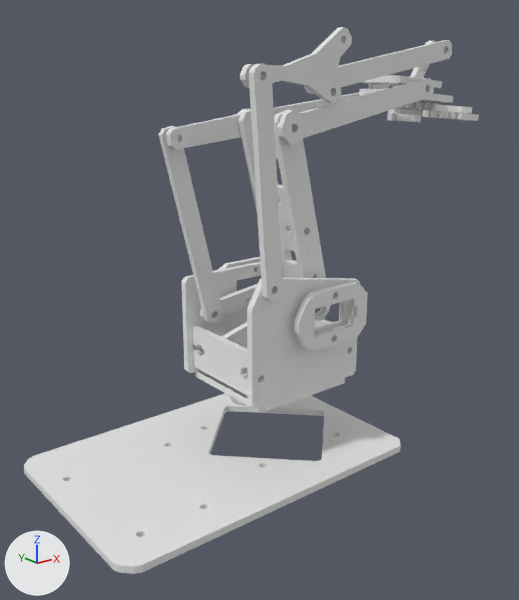
The Blender file blender3d/MeArm0.4NHS6.blend: old version first, new version second.
Both versions are drawn from a 50 mm lens placed at (-166.0, -235.0, 162.0), pointed at (29.0, 9.0, 64.0). Every picture has the same lights, and +X, +Y and +Z are marked at lower left.

The scene before the commit, as lines of its bpy script (objects in view):
```python
ob_dxfmesh_004 = bpy.data.objects.new('DXFmesh.004', me_dxfmesh_027)
ob_dxfmesh_004.location = (102.6, -4.3, 155.7)
ob_dxfmesh_004.rotation_euler = (1.571, -2.272, -0.000259)  # degrees (90, -130, -0)
ob_dxfmesh_004.scale = (0.2, 0.2, 0.2)
ob_dxfmesh_006 = bpy.data.objects.new('DXFmesh.006', me_dxfmesh_032)
ob_dxfmesh_006.location = (43.0, -16.9, 64.4)
ob_dxfmesh_006.rotation_euler = (1.571, -1.814, 0.0)  # degrees (90, -104, 0)
ob_dxfmesh_006.scale = (0.2, 0.2, 0.2)
ob_dxfmesh_011 = bpy.data.objects.new('DXFmesh.011', me_dxfmesh_064)
ob_dxfmesh_011.location = (23.7, 9.5, 142.0)
ob_dxfmesh_011.rotation_euler = (-1.571, -0.107, 0.00249)  # degrees (-90, -6.1, 0.1)
ob_dxfmesh_011.scale = (0.2, 0.2, 0.2)
ob_dxfmesh_013 = bpy.data.objects.new('DXFmesh.013', me_dxfmesh_071)
ob_dxfmesh_013.location = (1.4, -21.9, 161.3)
ob_dxfmesh_013.rotation_euler = (1.571, 1.275, 0.0000148)  # degrees (90, 73, 0)
ob_dxfmesh_013.scale = (0.2, 0.2, 0.2)
ob_dxfmesh_014 = bpy.data.objects.new('DXFmesh.014', me_dxfmesh_075)
ob_dxfmesh_014.location = (127.6, 9.2, 143.7)
ob_dxfmesh_014.rotation_euler = (0.0486, -0.0687, 2.525)  # degrees (2.8, -3.9, 145)
ob_dxfmesh_014.scale = (0.2, 0.2, 0.2)
ob_dxfmesh_016 = bpy.data.objects.new('DXFmesh.016', me_dxfmesh_082)
ob_dxfmesh_016.location = (124.7, -13.3, 143.4)
ob_dxfmesh_016.rotation_euler = (-0.00178, 0.0842, -0.0206)  # degrees (-0.1, 4.8, -1.2)
ob_dxfmesh_016.scale = (0.2, 0.2, 0.2)
ob_dxfmesh_017 = bpy.data.objects.new('DXFmesh.017', me_dxfmesh_084)
ob_dxfmesh_017.location = (125.0, 4.7, 147.1)
ob_dxfmesh_017.rotation_euler = (-0.0842, -0.0000106, -1.571)  # degrees (-4.8, 0, -90)
ob_dxfmesh_017.scale = (0.2, 0.2, 0.2)
ob_dxfmesh_019 = bpy.data.objects.new('DXFmesh.019', me_dxfmesh_087)
ob_dxfmesh_019.location = (108.6, -4.4, 142.2)
ob_dxfmesh_019.rotation_euler = (0.0709, 0.0453, 1.003)  # degrees (4.1, 2.6, 57)
ob_dxfmesh_019.scale = (0.2, 0.2, 0.2)
ob_part_arm = bpy.data.objects.new('part_arm', me_dxfmesh_005)
ob_part_arm.location = (35.1, -18.5, 158.6)
ob_part_arm.rotation_euler = (1.57, -0.171, 0.00101)  # degrees (90, -10, 0.1)
ob_part_arm.scale = (0.2, 0.2, 0.2)
# also in view: 'DXFmesh.029' at (27.0, 18.0, 64.0); 'DXFmesh.012' at (62.0, -19.0, 148.0); 'DXFmesh.027' at (28.0, 24.0, 54.0); 'DXFmesh.002' at (33.0, 6.0, 103.0); 'part_arm.001' at (4.0, -27.0, 121.0)
```
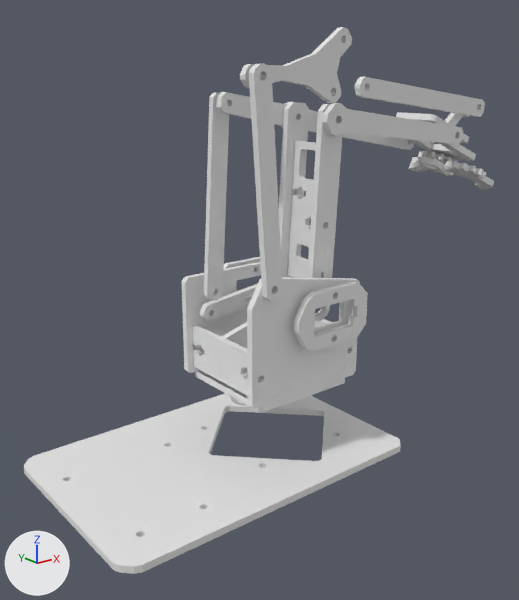
Location of each change, [x1, y1, x2, y2] in pixels of the pictures (519 x 600 px):
'part_arm.003', moved, turned: before [159, 126, 223, 323]; after [204, 92, 229, 301]
'DXFmesh.006', turned: before [274, 110, 331, 321]; after [307, 104, 343, 321]
'DXFmesh.012', moved, turned: before [277, 78, 434, 145]; after [322, 103, 463, 144]
'part_arm', moved, turned: before [304, 40, 452, 94]; after [355, 77, 485, 117]
'DXFmesh.011', moved, turned: before [166, 92, 359, 150]; after [216, 92, 414, 150]
'DXFmesh.002', turned: before [238, 109, 292, 259]; after [279, 102, 309, 278]
'DXFmesh.003', turned: before [276, 152, 314, 278]; after [287, 141, 334, 278]
'DXFmesh.016', moved, turned: before [422, 110, 479, 121]; after [443, 161, 494, 191]
'DXFmesh.010', moved, turned: before [359, 89, 453, 103]; after [406, 139, 476, 161]
'DXFmesh.008', moved, turned: before [360, 75, 442, 88]; after [396, 112, 469, 144]
'DXFmesh.017', moved, turned: before [398, 102, 472, 113]; after [418, 151, 468, 179]
'DXFmesh.019', moved, turned: before [387, 114, 421, 122]; after [409, 157, 444, 172]
'DXFmesh.004', moved, turned: before [393, 41, 436, 87]; after [437, 112, 470, 147]
'DXFmesh.014', moved, turned: before [388, 108, 432, 116]; after [411, 157, 453, 176]
'DXFmesh.020', moved, turned: before [368, 83, 395, 89]; after [413, 140, 434, 145]

The change in detail:
Object 'DXFmesh.006' (ob_dxfmesh_006) turns from (90, -104, 0) to (90, -87, 0) degrees about x, y and z.
Object 'DXFmesh.011' (ob_dxfmesh_011) moves from (23.7, 9.5, 142.0) to (47.5, 9.5, 144.3).
Object 'DXFmesh.011' (ob_dxfmesh_011) turns from (-90, -6.1, 0.1) to (-90, 11, 0.1) degrees about x, y and z.
Object 'part_arm' (ob_part_arm) moves from (35.1, -18.5, 158.6) to (63.3, -18.5, 156.8).
Object 'part_arm' (ob_part_arm) turns from (90, -10, 0.1) to (90, 7.4, 0.1) degrees about x, y and z.
Object 'DXFmesh.004' (ob_dxfmesh_004) moves from (102.6, -4.3, 155.7) to (126.9, -4.3, 134.0).
Object 'DXFmesh.004' (ob_dxfmesh_004) turns from (90, -130, -0) to (90, -113, -0) degrees about x, y and z.
Object 'DXFmesh.019' (ob_dxfmesh_019) moves from (108.6, -4.4, 142.2) to (128.6, -4.4, 119.3).
Object 'DXFmesh.019' (ob_dxfmesh_019) turns from (4.1, 2.6, 57) to (19, 12, 59) degrees about x, y and z.
Object 'DXFmesh.014' (ob_dxfmesh_014) moves from (127.6, 9.2, 143.7) to (147.3, 9.2, 115.2).
Object 'DXFmesh.014' (ob_dxfmesh_014) turns from (2.8, -3.9, 145) to (13, -18, 143) degrees about x, y and z.
Object 'DXFmesh.017' (ob_dxfmesh_017) moves from (125.0, 4.7, 147.1) to (145.8, 4.7, 119.2).
Object 'DXFmesh.017' (ob_dxfmesh_017) turns from (-4.8, 0, -90) to (-22, 0, -90) degrees about x, y and z.
Object 'DXFmesh.016' (ob_dxfmesh_016) moves from (124.7, -13.3, 143.4) to (144.4, -13.3, 115.7).
Object 'DXFmesh.016' (ob_dxfmesh_016) turns from (-0.1, 4.8, -1.2) to (-0.5, 22, -1.3) degrees about x, y and z.
Object 'DXFmesh.012' (ob_dxfmesh_012) moves from (23.8, -18.6, 142.0) to (47.6, -18.6, 144.2).
Object 'DXFmesh.012' (ob_dxfmesh_012) turns from (90, -9.4, 0) to (90, 7.8, 0) degrees about x, y and z.
Object 'part_arm.003' (ob_part_arm_003) moves from (8.2, 15.3, 60.4) to (8.5, 15.3, 70.9).
Object 'part_arm.003' (ob_part_arm_003) turns from (84, -104, 2.1) to (95, -87, -8.8) degrees about x, y and z.
